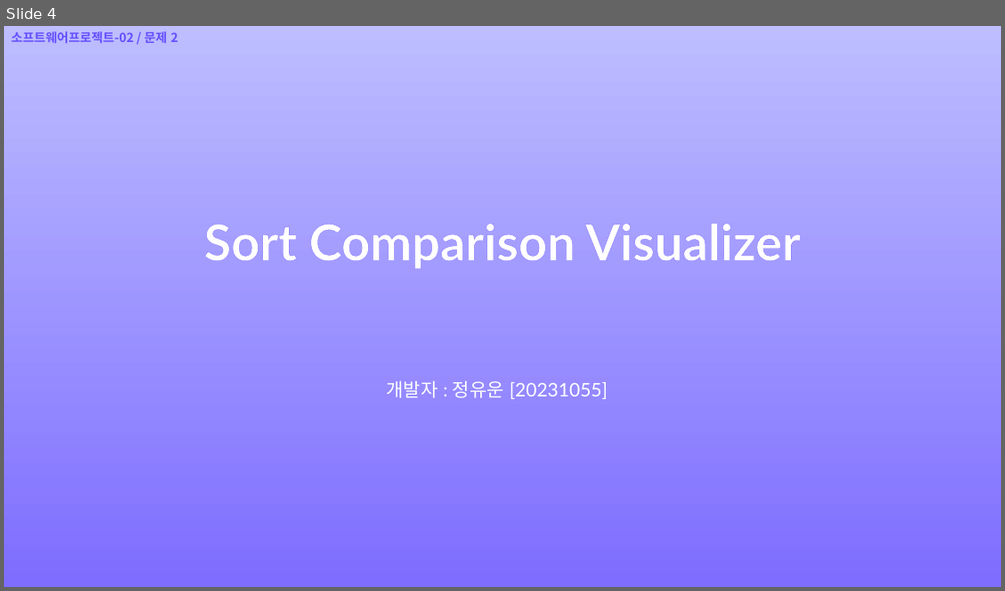
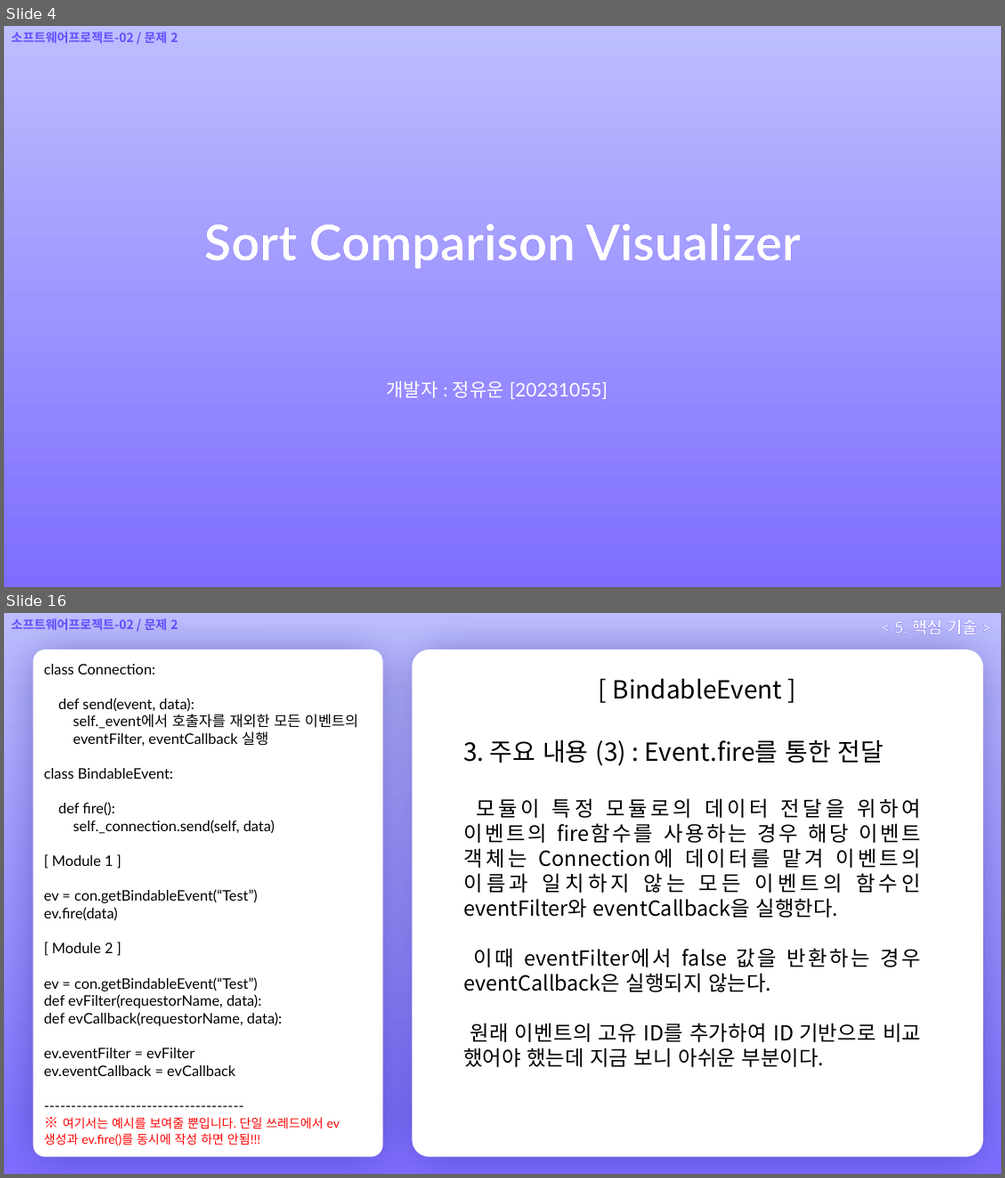
Before and after one commit to Ovie-hex/Software-Project-P2-Sort1055, a slide deck: [문제 2] 문서 기록/[문제 2] 발표자료 탬플릿 [20231055 정유운].pptx. Shown one above the other, each under a label of ours: slide 4 before the commit, slides 4 and 16 after it; the slides between them are not shown. The pictures are 1005x591 and 1005x1178 pixels, drawn with LibreOffice and Linux fonts; fonts in the diff are those of the drawing; background and template pictures are left out. Boxes give left, top, right and bottom in pixels: in the first picture for what was removed or moved away, otherwise in the second. Text is boxed around its words. In the diff, an @@ line names an element or a change of style, - is before the commit and + after.

```diff
--- a/[문제 2] 문서 기록/[문제 2] 발표자료 탬플릿 [20231055 정유운].pptx
+++ b/[문제 2] 문서 기록/[문제 2] 발표자료 탬플릿 [20231055 정유운].pptx
@@ slide 16 added at [4,613,1001,1174], background picture (left out) @@
@@ text added at [11,618,178,630], 12 pt, text #644FFF, bold @@
+소프트웨어프로젝트-02 / 문제 2
@@ text added at [894,620,977,635], 16 pt, text #FFFFFF, bold @@
+< 5. 핵심 기술 >
@@ rounded rectangle added at [33,649,383,1157], fill #FFFFFF, 14 pt, text #000000 @@
+class Connection:
+def send(event, data):
+self._event에서 호출자를 재외한 모든 이벤트의
+eventFilter, eventCallback 실행
+class BindableEvent:
+def fire():
+self._connection.send(self, data)
+[ Module 1 ]
+ev = con.getBindableEvent(“Test”)
+ev.fire(data)
+[ Module 2 ]
+ev = con.getBindableEvent(“Test”)
+def evFilter(requestorName, data):
+def evCallback(requestorName, data):
+ev.eventFilter = evFilter
+ev.eventCallback = evCallback
+-------------------------------------
+※ 여기서는 예시를 보여줄 뿐입니다. 단일 쓰레드에서 ev생성과 ev.fire()를 동시에 작성 하면 안됨!!!
@@ rounded rectangle added at [413,649,984,1157], fill #FFFFFF @@
@@ text added at [613,678,783,699], 24 pt, text #000000 @@
+[ BindableEvent ]
@@ text added at [463,739,921,1067], 20 pt, text #000000 @@
+3. 주요 내용 (3) : Event.fire를 통한 전달
+모듈이 특정 모듈로의 데이터 전달을 위하여 이벤트의 fire함수를 사용하는 경우 해당 이벤트 객체는 Connection에 데이터를 맡겨 이벤트의 이름과 일치하지 않는 모든 이벤트의 함수인 eventFilter와 eventCallback을 실행한다.
+이때 eventFilter에서 false 값을 반환하는 경우 eventCallback은 실행되지 않는다.
+원래 이벤트의 고유 ID를 추가하여 ID 기반으로 비교 했어야 했는데 지금 보니 아쉬운 부분이다.
```
Also in this commit, not shown: 8 slides changed, 9 other slides added, 7 slides removed, 7 other files.
